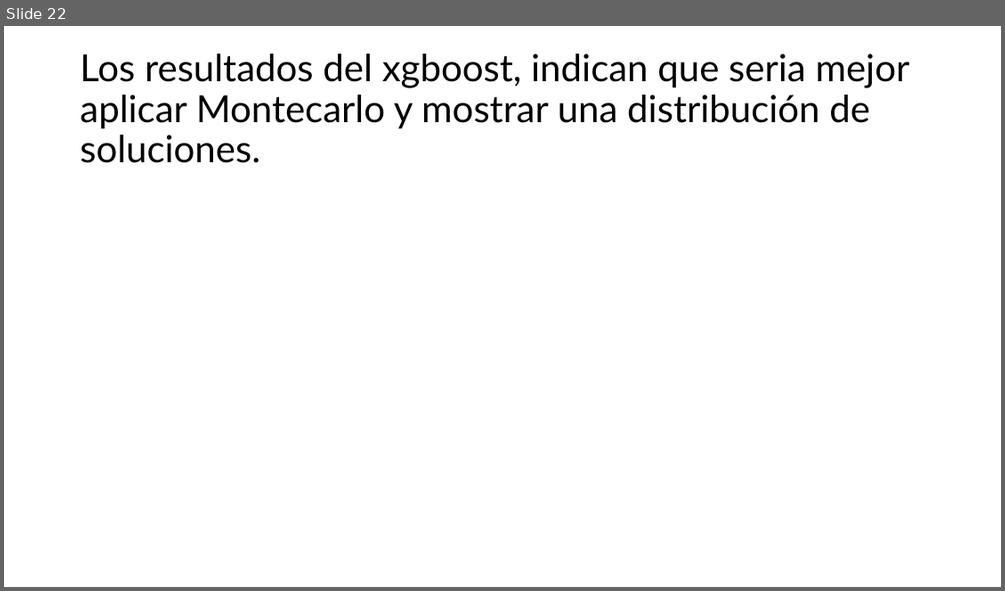
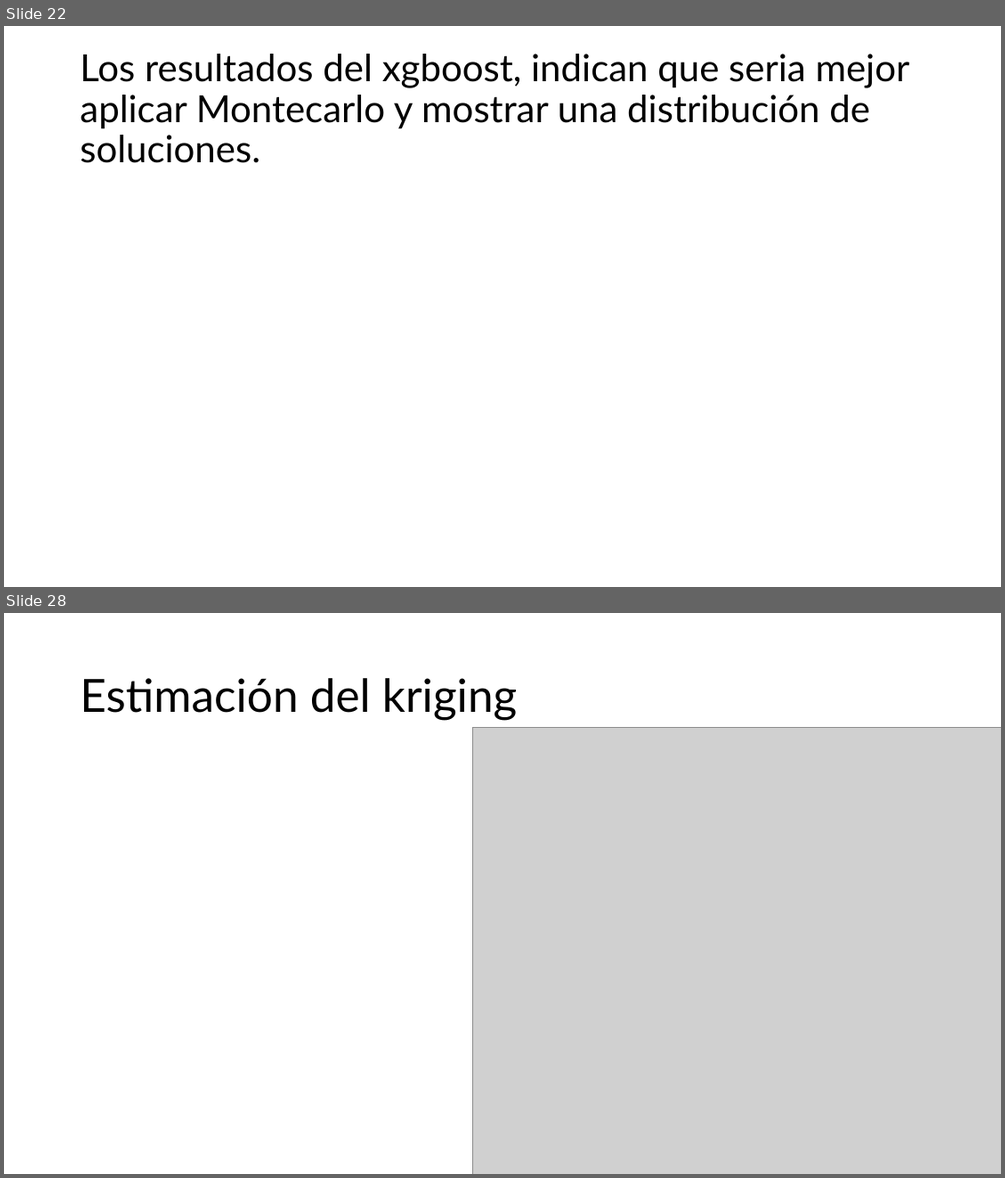
Before and after one commit to Igrojas/Proyecto-Tesina-Estimacion-Geologica, a slide deck: Presentación/Boceto Presentación - Tesina.pptx. Shown one above the other, each under a label of ours: slide 22 before the commit, slides 22 and 28 after it; the slides between them are not shown. The pictures are 1005x591 and 1005x1178 pixels, drawn with LibreOffice and Linux fonts; fonts in the diff are those of the drawing; grey boxes stand for pictures. Boxes give left, top, right and bottom in pixels: in the first picture for what was removed or moved away, otherwise in the second. Text is boxed around its words. In the diff, an @@ line names an element or a change of style, - is before the commit and + after.

```diff
--- a/Presentación/Boceto Presentación - Tesina.pptx
+++ b/Presentación/Boceto Presentación - Tesina.pptx
@@ slide 28 added at [4,613,1001,1174], background #FFFFFF @@
@@ title added at [80,678,517,720], 44 pt, text #000000 @@
+Estimación del kriging
@@ picture added at [472,728,1001,1174] @@
```
Also in this commit, not shown: 7 other slides added, 35 other files.
